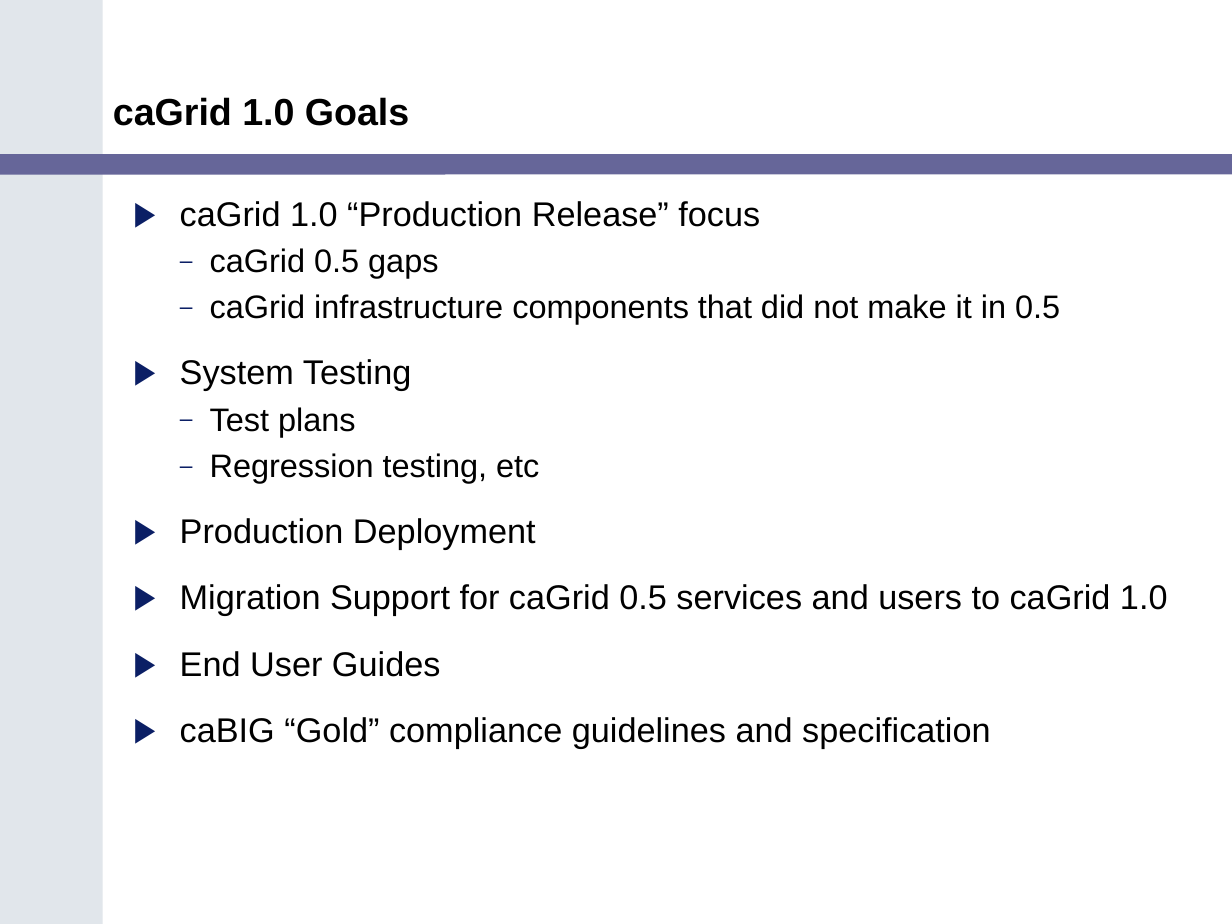
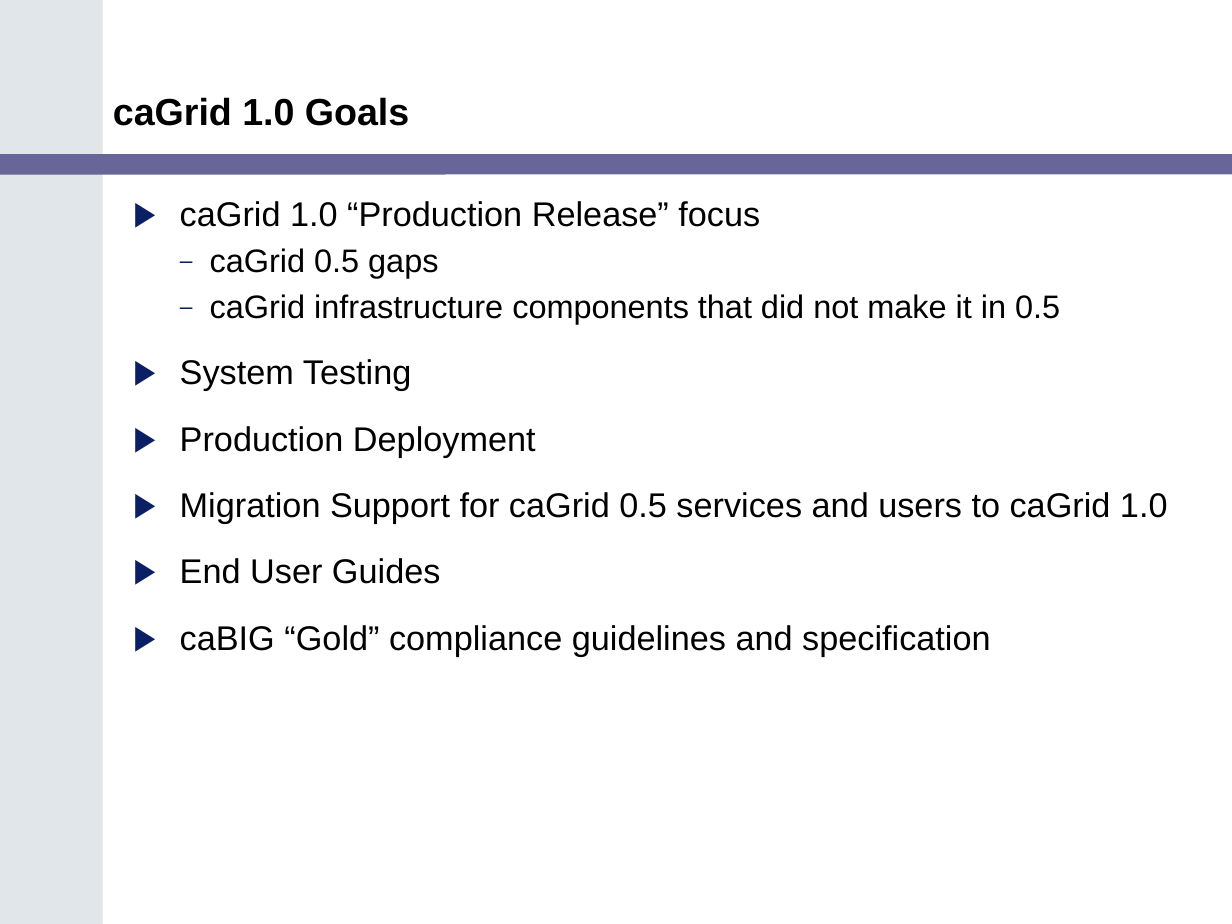
Before and after one commit to NCIP/cagrid-portal, a slide deck: slide 3 of cagrid-1-0/Documentation/presentations/caGrid_Update_Arch_VCDE_Feb1.ppt. Drawn at 1232x924 pixels with LibreOffice and Linux fonts; fonts in the diff are those of the drawing; background and template pictures are left out. Boxes give left, top, right and bottom in pixels: in the first picture for what was removed or moved away, otherwise in the second. Text is boxed around its words. In the diff, an @@ line names an element or a change of style, - is before the commit and + after.

```diff
--- a/cagrid-1-0/Documentation/presentations/caGrid_Update_Arch_VCDE_Feb1.ppt
+++ b/cagrid-1-0/Documentation/presentations/caGrid_Update_Arch_VCDE_Feb1.ppt
@@ text at (210,407,539,483): paragraphs removed @@
-  – Test plans
-  – Regression testing, etc
```
Also in this commit, not shown: 1 other slide changed, 2 slides added, 1 slide removed, 1 other file.
